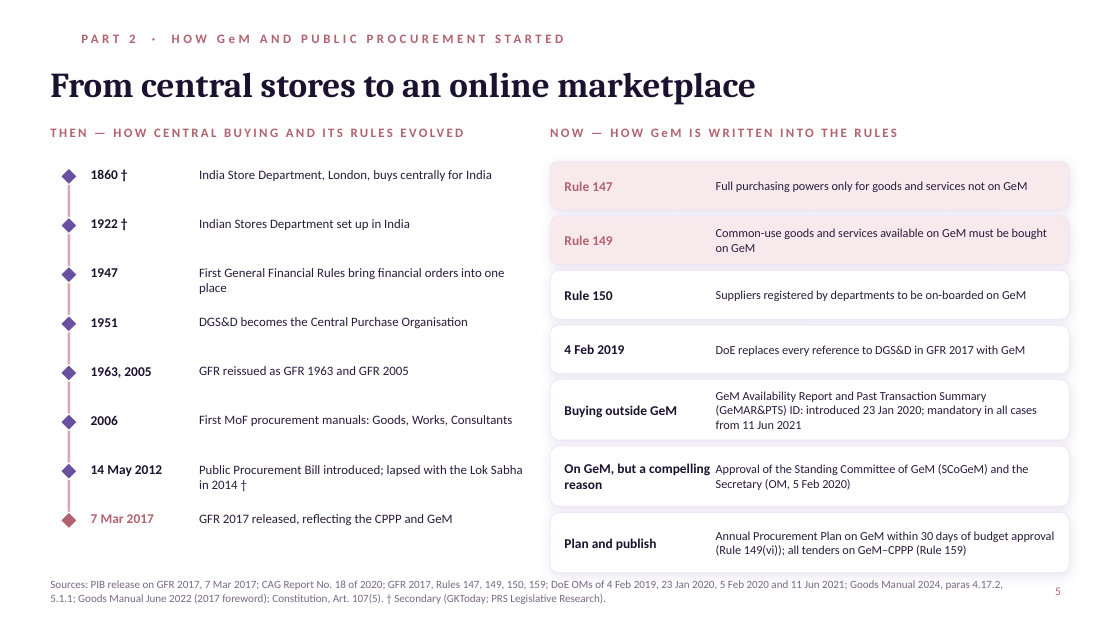
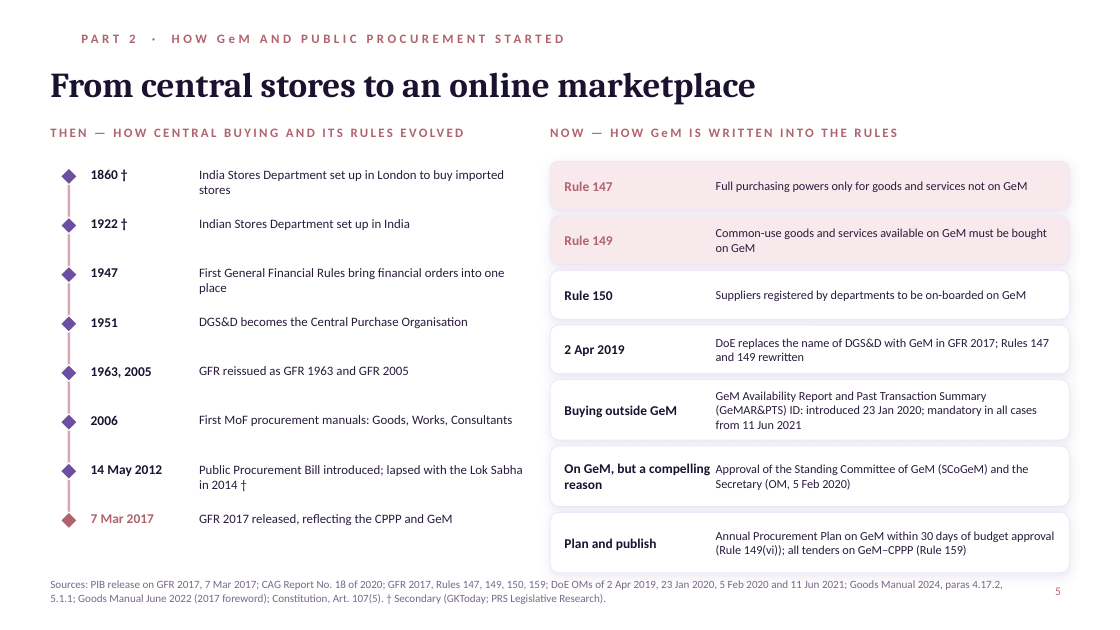
Before and after one commit to Sub-afk/Subbu-Claude, a slide deck: slide 5 of gem-presentation/GeM_Presentation.pptx. Drawn at 1120x630 pixels with LibreOffice and Linux fonts; fonts in the diff are those of the drawing; background and template pictures are left out. Boxes give left, top, right and bottom in pixels: in the first picture for what was removed or moved away, otherwise in the second. Text is boxed around its words. In the diff, an @@ line names an element or a change of style, - is before the commit and + after.

```diff
--- a/gem-presentation/GeM_Presentation.pptx
+++ b/gem-presentation/GeM_Presentation.pptx
@@ text at [199, 170, 505, 194]: text changed @@
-India Store Department, London, buys centrally for India
+India Stores Department set up in London to buy imported stores
@@ text at [564, 345, 624, 356]: text changed @@
-4 Feb 2019
+2 Apr 2019
@@ text at [716, 338, 1049, 361]: text changed @@
-DoE replaces every reference to DGS&D in GFR 2017 with GeM
+DoE replaces the name of DGS&D with GeM in GFR 2017; Rules 147 and 149 rewritten
@@ text at [50, 580, 1003, 604]: text changed @@
-Sources: PIB release on GFR 2017, 7 Mar 2017; CAG Report No. 18 of 2020; GFR 2017, Rules 147, 149, 150, 159; DoE OMs of 4 Feb 2019, 23 Jan 2020, 5 Feb 2020 and 11 Jun 2021; Goods Manual 2024, paras 4.17.2, 5.1.1; Goods Manual June 2022 (2017 foreword); Constitution, Art. 107(5). † Secondary (GKToday; PRS Legislative Research).
+Sources: PIB release on GFR 2017, 7 Mar 2017; CAG Report No. 18 of 2020; GFR 2017, Rules 147, 149, 150, 159; DoE OMs of 2 Apr 2019, 23 Jan 2020, 5 Feb 2020 and 11 Jun 2021; Goods Manual 2024, paras 4.17.2, 5.1.1; Goods Manual June 2022 (2017 foreword); Constitution, Art. 107(5). † Secondary (GKToday; PRS Legislative Research).
```
Also in this commit, not shown: 1 other slide changed.
